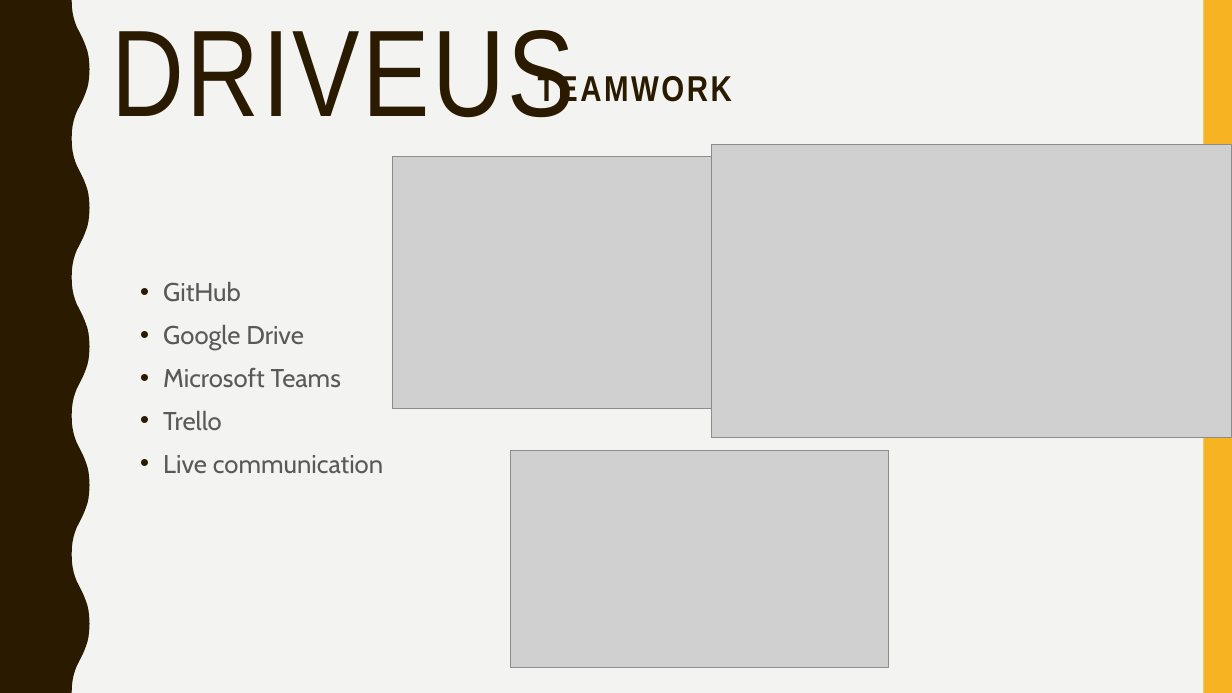
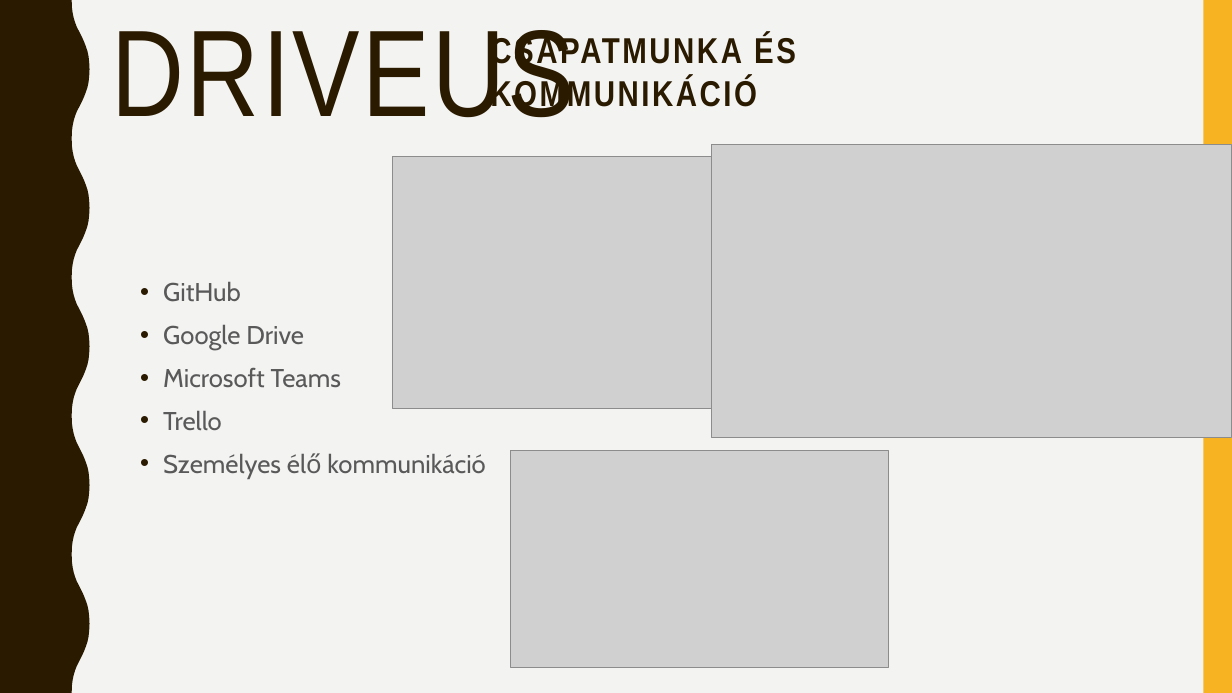
Before and after one commit to NagLau/DriveUs, a slide deck: slide 15 of dokumentacio, ppt/DriveUs.pptx. Drawn at 1232x693 pixels with LibreOffice and Linux fonts; fonts in the diff are those of the drawing; grey boxes stand for pictures. Boxes give left, top, right and bottom in pixels: in the first picture for what was removed or moved away, otherwise in the second. Text is boxed around its words. In the diff, an @@ line names an element or a change of style, - is before the commit and + after.

```diff
--- a/dokumentacio, ppt/DriveUs.pptx
+++ b/dokumentacio, ppt/DriveUs.pptx
@@ text at [490,34,796,114]: text changed @@
-TEAMWORK
+CSAPATMUNKA ÉS KOMMUNIKÁCIÓ
@@ text at [163,453,485,478]: text changed @@
-• Live communication
+• Személyes élő kommunikáció
```
Also in this commit, not shown: 10 other slides changed, 6 slides added, 5 slides removed.
